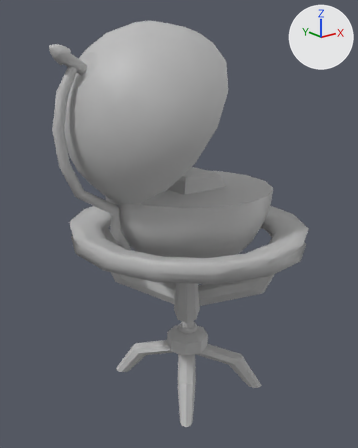
An edit to the FBX model GruppK_PROJ/Assets/3D Models/Globe_Open.fbx, drawn before and after from the same camera.
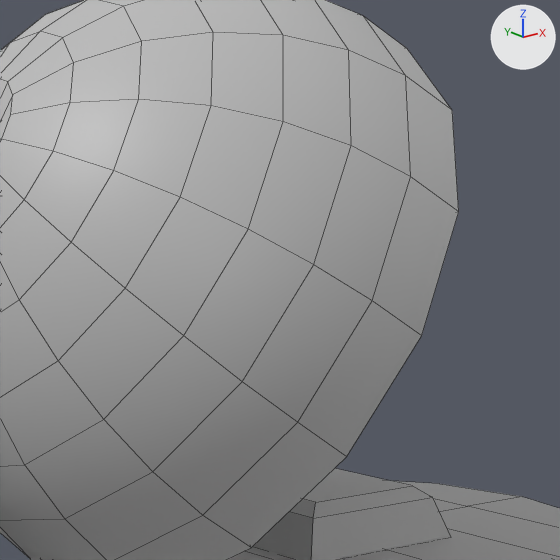
The first picture shows the older version from a 50 mm lens placed at (-0.208, -0.25, 0.222), pointed at (-0.009, -0.001, 0.123). The close-ups show both versions on the part from 26% to 72% of the width and 6% to 43% of the height of that picture; other places that the commit changed are outside them. The lights are fixed; the arrows at upper right show +X, +Y and +Z. The close-ups show mesh edges as thin lines. Where no turn or scale is listed for an object, it has been applied to the vertices.

The first close-up shows 'Bottom', 'thing', 'top'.
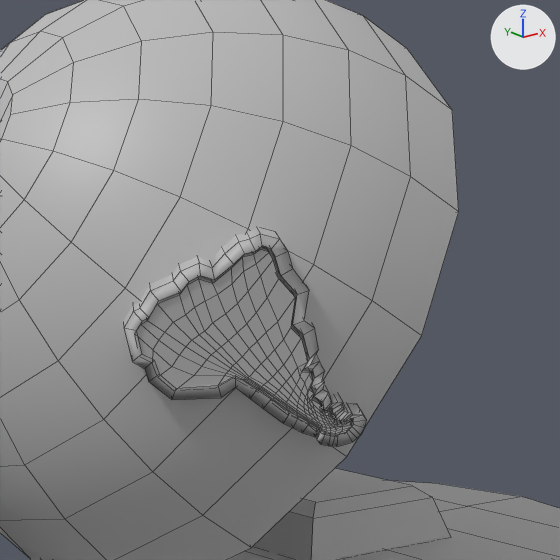
What differs and where, as boxes (x1, y1, x2, y2) in the close-ups (560 x 560 px):
'south_america:south_america', added
    after: (136, 246, 352, 434)
'south_america_border:south_america_border', added
    after: (123, 227, 366, 447)

The change, as a diff of the scene's bpy script:
```diff
--- a/GruppK_PROJ/Assets/3D Models/Globe_Open.fbx.py
+++ b/GruppK_PROJ/Assets/3D Models/Globe_Open.fbx.py
@@ mat_south_america_border_initialshadinggroup1 @@
+mat_south_america_border_initialshadinggroup1 = principled_material('south_america_border:initialShadingGroup1')
+mat_south_america_border_initialshadinggroup1.base_color = (0.5, 0.5, 0.5)  # grey #bcbcbc
@@ me_mesh_013 @@
+me_mesh_013.from_pydata(...)  # 494 vertices, 492 faces; spans x -0.0312..-0.0002, y -0.0011..0.0203, z -0.0041..0.0243
+me_mesh_013.materials.append(mat_lambert1)  # grey #bcbcbc
@@ me_mesh_014 @@
+me_mesh_014.from_pydata(...)  # 240 vertices, 240 faces; spans x -0.033..0.0017, y -0.0027..0.0218, z -0.006..0.0261
+me_mesh_014.materials.append(mat_south_america_border_initialshadinggroup1)  # grey #bcbcbc
@@ ob_south_america_south_america @@
+ob_south_america_south_america = bpy.data.objects.new('south_america:south_america', me_mesh_013)
+ob_south_america_south_america.location = (-0.0393, -0.0567, 0.183)
@@ ob_south_america_border_south_america_border @@
+ob_south_america_border_south_america_border = bpy.data.objects.new('south_america_border:south_america_border', me_mesh_014)
+ob_south_america_border_south_america_border.location = (-0.039, -0.0566, 0.1835)
```
